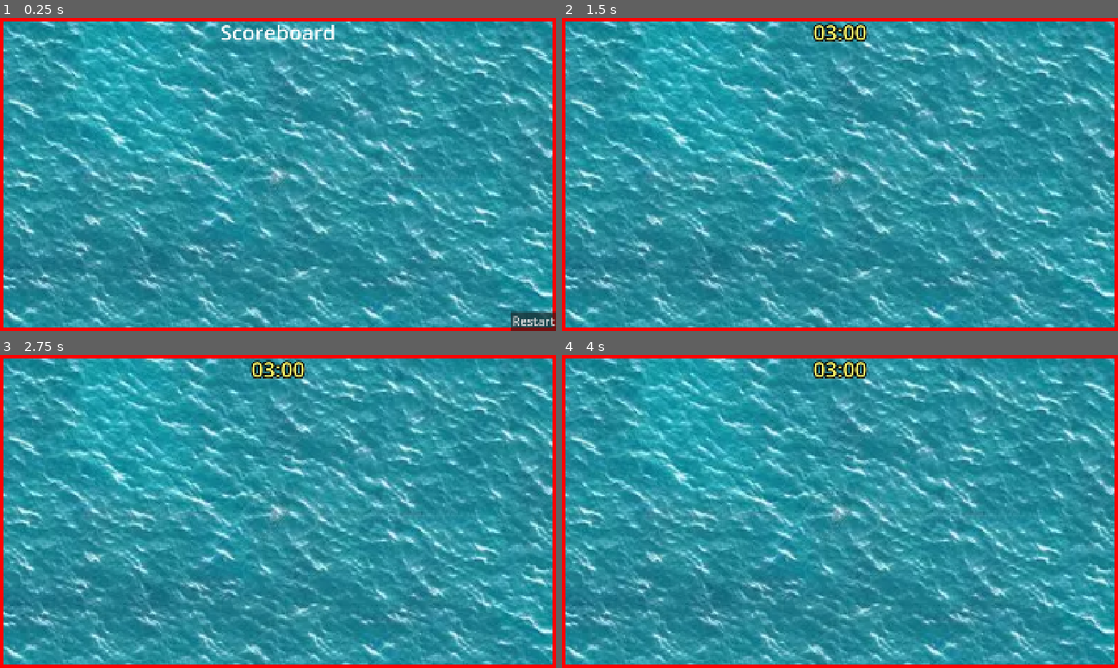
Above: before the commit, frames 1-4 (two rows, left to right).
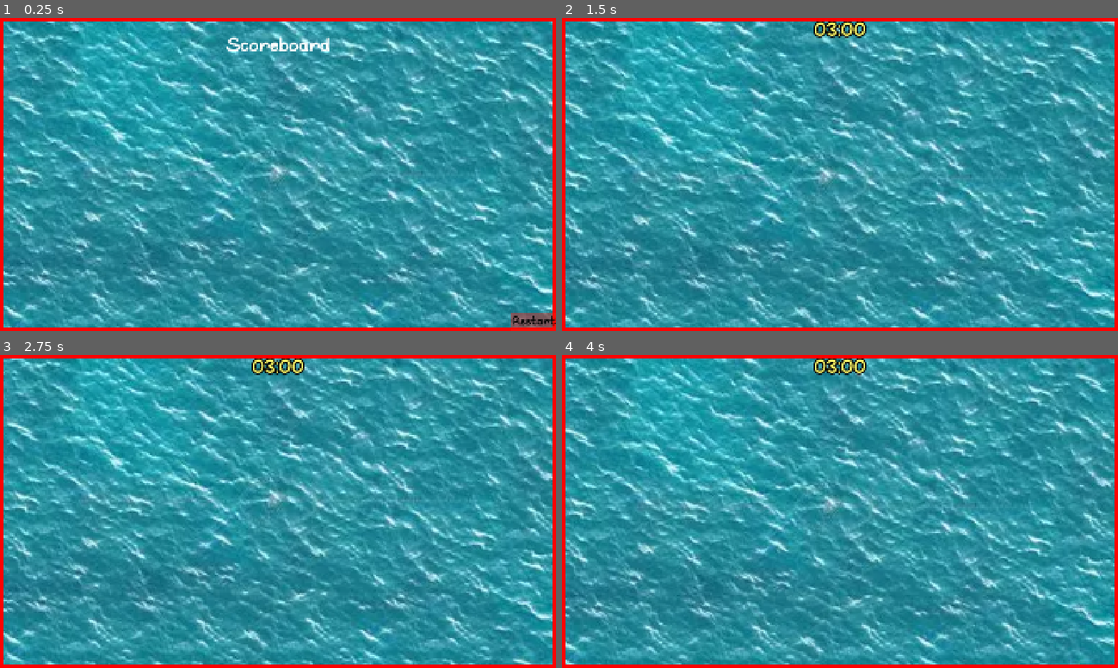
Above: after the commit, the same moments.

Repository: StoriTella/drunkenflyersserver
Game: Godot game, scene res://scenes/scoreboard/Scoreboard.tscn
Same seed, same stepped clock (60 frames per second), same inputs: the game is played once before the commit and once after it. This scene is started directly instead of the project's main scene.
Inputs:
- Up to frame 1 (0.25 s): no input
- Up to frame 2 (1.5 s): click "Restart" at 0.5 s
- Up to frame 3 (2.75 s): no input
- Up to frame 4 (4 s): no input

The runs differ from the first frame. In frame 1, 32% of the frame differs, in the area x 0-100%, y 1-100%; in frame 2, 39%; in frame 3, 42%, in the area x 0-100%, y 1-99%; in frame 4, 38%.

Commit message:
balance patch + scoreboard

Diff:
--- a/assets/themes/scoreboard_theme.tres
+++ b/assets/themes/scoreboard_theme.tres
@@ -1,4 +1,7 @@
 [gd_resource type="Theme" format=3 uid="uid://dega6q6aoywnb"]
+
+[ext_resource type="FontFile" uid="uid://c1in8m8dlijv3" path="res://assets/fonts/oh-whale-font/OhWhale-oYZq.ttf" id="1_qx4ag"]
+[ext_resource type="FontFile" uid="uid://kkifsidkncfn" path="res://assets/fonts/oh-whale-font/Ohwhale-6Ozo.otf" id="2_vxmdh"]
 
 [sub_resource type="StyleBoxEmpty" id="StyleBoxEmpty_dn2r3"]
 
@@ -46,7 +49,7 @@
 Button/constants/icon_max_width = 0
 Button/constants/outline_size = 0
 Button/font_sizes/font_size = 72
-Button/fonts/font = null
+Button/fonts/font = ExtResource("1_qx4ag")
 Button/styles/disabled = SubResource("StyleBoxEmpty_dn2r3")
 Button/styles/focus = SubResource("StyleBoxEmpty_wdqdr")
 Button/styles/hover = SubResource("StyleBoxEmpty_es56c")
@@ -56,7 +59,7 @@
 Label/colors/font_color = Color(0, 0, 0, 1)
 Label/colors/font_outline_color = Color(0, 0, 0, 1)
 Label/font_sizes/font_size = 72
-Label/fonts/font = null
+Label/fonts/font = ExtResource("2_vxmdh")
 LineEdit/colors/font_color = Color(0, 0, 0, 1)
 LineEdit/fonts/font = null
 LineEdit/styles/focus = SubResource("StyleBoxFlat_lru3c")
--- a/scenes/balls/boomerang_ball.tscn
+++ b/scenes/balls/boomerang_ball.tscn
@@ -4,12 +4,12 @@
 [ext_resource type="Texture2D" uid="uid://bgy47eeicl35w" path="res://assets/boomerang.png" id="2_oqgu5"]
 
 [sub_resource type="CapsuleShape2D" id="CapsuleShape2D_oqgu5"]
-radius = 33.0
-height = 92.0
+radius = 17.0
+height = 62.0
 
 [sub_resource type="CapsuleShape2D" id="CapsuleShape2D_s4mas"]
-radius = 42.0
-height = 106.0
+radius = 20.0
+height = 70.0
 
 [node name="BoomerangBall" type="RigidBody2D" unique_id=1647031859]
 collision_layer = 4
@@ -20,15 +20,16 @@
 ball_delay = 0.8
 
 [node name="Sprite2D" type="Sprite2D" parent="." unique_id=428874840]
-scale = Vector2(0.3, 0.3)
+scale = Vector2(0.15617089, 0.19572785)
 texture = ExtResource("2_oqgu5")
 
 [node name="CollisionShape2D" type="CollisionShape2D" parent="." unique_id=1984610187]
-position = Vector2(-12, 1)
+position = Vector2(-6, 0)
 shape = SubResource("CapsuleShape2D_oqgu5")
 
 [node name="VisibleOnScreenNotifier2D" type="VisibleOnScreenNotifier2D" parent="." unique_id=1655491671]
-position = Vector2(-11, 1)
+position = Vector2(2, 4)
+rect = Rect2(-6, -9, 8, 9)
 
 [node name="Area2D" type="Area2D" parent="." unique_id=8839854]
 position = Vector2(38, 4)
@@ -36,7 +37,7 @@
 collision_mask = 2
 
 [node name="CollisionShape2D" type="CollisionShape2D" parent="Area2D" unique_id=2018948134]
-position = Vector2(-49, -4)
+position = Vector2(-44, -4)
 shape = SubResource("CapsuleShape2D_s4mas")
 
 [connection signal="screen_exited" from="VisibleOnScreenNotifier2D" to="." method="_on_visible_on_screen_notifier_2d_screen_exited"]
--- a/scenes/game_server.tscn
+++ b/scenes/game_server.tscn
@@ -5,6 +5,7 @@
 [ext_resource type="PackedScene" uid="uid://bc1jy73lqnbk1" path="res://scenes/balls/ball_manager.tscn" id="2_ie7th"]
 [ext_resource type="Script" uid="uid://q54mehq6sn54" path="res://scripts/utils/create_walls.gd" id="4_mspw3"]
 [ext_resource type="Texture2D" uid="uid://rtwtkw1dby4p" path="res://assets/background/background.webp" id="5_3su1c"]
+[ext_resource type="Theme" uid="uid://dega6q6aoywnb" path="res://assets/themes/scoreboard_theme.tres" id="5_mspw3"]
 
 [sub_resource type="LabelSettings" id="LabelSettings_asl3v"]
 font_size = 72
@@ -17,7 +18,7 @@
 tracks/0/type = "value"
 tracks/0/imported = false
 tracks/0/enabled = true
-tracks/0/path = NodePath("TextureRect:position")
+tracks/0/path = NodePath("UiManager/TextureRect:position")
 tracks/0/interp = 1
 tracks/0/loop_wrap = true
 tracks/0/keys = {
@@ -34,14 +35,14 @@
 tracks/0/type = "value"
 tracks/0/imported = false
 tracks/0/enabled = true
-tracks/0/path = NodePath("TextureRect:position")
+tracks/0/path = NodePath("UiManager/TextureRect:position")
 tracks/0/interp = 1
 tracks/0/loop_wrap = true
 tracks/0/keys = {
 "times": PackedFloat32Array(1, 2, 3, 4),
 "transitions": PackedFloat32Array(1, 1, 1, 1),
 "update": 0,
-"values": [Vector2(-258, -209), Vector2(-258, -259), Vector2(-208, -259), Vector2(-208, -209)]
+"values": [Vector2(-258, -209), Vector2(-208, -259), Vector2(-258, -259), Vector2(-208, -209)]
 }
 
 [sub_resource type="AnimationLibrary" id="AnimationLibrary_xvd37"]
@@ -69,6 +70,7 @@
 offset_top = -540.0
 offset_right = 960.0
 offset_bottom = 540.0
+theme = ExtResource("5_mspw3")
 
 [node name="TimerLabel" type="Label" parent="UiManager" unique_id=173467746]
 layout_mode = 1
@@ -77,7 +79,7 @@
 offset_bottom = 83.0
 grow_horizontal = 2
 size_flags_vertical = 0
-text = "05:00"
+text = "00:00"
 label_settings = SubResource("LabelSettings_asl3v")
 horizontal_alignment = 1
 
@@ -106,5 +108,6 @@
 
 [node name="Background" type="AnimationPlayer" parent="." unique_id=809070862]
 libraries/ = SubResource("AnimationLibrary_xvd37")
+autoplay = &"background_sea"
 
 [connection signal="timeout" from="UiManager/TimerLabel/Timer" to="." method="_on_timer_timeout"]
--- a/scenes/scoreboard/Scoreboard.tscn
+++ b/scenes/scoreboard/Scoreboard.tscn
@@ -3,6 +3,7 @@
 [ext_resource type="Script" uid="uid://b5ukfmrm7ekny" path="res://scripts/scoreboard/scoreboard.gd" id="1_mhrxl"]
 [ext_resource type="Script" uid="uid://q54mehq6sn54" path="res://scripts/utils/create_walls.gd" id="2_jrmem"]
 [ext_resource type="Texture2D" uid="uid://rtwtkw1dby4p" path="res://assets/background/background.webp" id="3_l1rbb"]
+[ext_resource type="Theme" uid="uid://dega6q6aoywnb" path="res://assets/themes/scoreboard_theme.tres" id="4_v61n1"]
 
 [sub_resource type="LabelSettings" id="LabelSettings_ulhy5"]
 font_size = 72
@@ -15,14 +16,14 @@
 tracks/0/type = "value"
 tracks/0/imported = false
 tracks/0/enabled = true
-tracks/0/path = NodePath("TextureRect:position")
+tracks/0/path = NodePath("../TextureRect:position")
 tracks/0/interp = 1
 tracks/0/loop_wrap = true
 tracks/0/keys = {
 "times": PackedFloat32Array(0),
 "transitions": PackedFloat32Array(1),
 "update": 0,
-"values": [Vector2(-208, -209)]
+"values": [Vector2(-1168, -749)]
 }
 
 [sub_resource type="Animation" id="Animation_mspw3"]
@@ -32,14 +33,14 @@
 tracks/0/type = "value"
 tracks/0/imported = false
 tracks/0/enabled = true
-tracks/0/path = NodePath("TextureRect:position")
+tracks/0/path = NodePath("../TextureRect:position")
 tracks/0/interp = 1
 tracks/0/loop_wrap = true
 tracks/0/keys = {
 "times": PackedFloat32Array(1, 2, 3, 4),
 "transitions": PackedFloat32Array(1, 1, 1, 1),
 "update": 0,
-"values": [Vector2(-258, -209), Vector2(-258, -259), Vector2(-208, -259), Vector2(-208, -209)]
+"values": [Vector2(-1168, -799), Vector2(-1218, -749), Vector2(-1218, -799), Vector2(-1168, -749)]
 }
 
 [sub_resource type="AnimationLibrary" id="AnimationLibrary_v61n1"]
@@ -77,12 +78,15 @@
 anchor_bottom = 1.0
 grow_horizontal = 2
 grow_vertical = 2
+theme = ExtResource("4_v61n1")
 
 [node name="VBoxContainer" type="VBoxContainer" parent="Control" unique_id=1246691987]
 layout_mode = 1
-anchors_preset = 15
-anchor_right = 1.0
-anchor_bottom = 1.0
+anchors_preset = -1
+anchor_left = 0.1
+anchor_top = 0.05
+anchor_right = 0.9
+anchor_bottom = 0.95
 grow_horizontal = 2
 grow_vertical = 2
 
@@ -111,7 +115,11 @@
 
 [node name="Background" type="AnimationPlayer" parent="Control" unique_id=764138303]
 libraries/ = SubResource("AnimationLibrary_v61n1")
+autoplay = &"background_sea"
 
 [node name="Camera2D" type="Camera2D" parent="." unique_id=930680932]
 
+[node name="MusicPlayer" type="AudioStreamPlayer" parent="." unique_id=715220190]
+volume_db = -5.0
+
 [connection signal="pressed" from="Control/RestartButton" to="." method="_on_restart_button_pressed"]
--- a/scripts/scoreboard/scoreboard.gd
+++ b/scripts/scoreboard/scoreboard.gd
@@ -3,10 +3,34 @@
 @onready var players_container = $Control/VBoxContainer/VBoxContainer
 @onready var restart_button = $Control/RestartButton
 @onready var background: AnimationPlayer = $Control/Background
+@onready var music_player: AudioStreamPlayer = $MusicPlayer
+@export var music_paths: Array[String] = [
+	"res://assets/music/scoreboard/Epic Win Song _ (Meme) [Audio].mp3",
+	"res://assets/music/scoreboard/Victory Sound Effect.mp3",
+	"res://assets/music/scoreboard/【CS2】Counter Strike 2 Soundtrack - Won Round.mp3",
+]
 
 func _ready():
+	background.play("background_sea")
+	play_random_music()
 	display_scoreboard()
-	background.play("background_sea")
+
+
+func play_random_music():
+	if music_paths.is_empty():
+		return
+
+	var random_index = randi() % music_paths.size()
+	var path = music_paths[random_index]
+
+	var new_stream = load(path)
+	if new_stream == null:
+		print("❌ Falha ao carregar: ", path)
+		return
+
+	new_stream.loop = false
+	music_player.stream = new_stream
+	music_player.play()
 
 func display_scoreboard():
 	clear_container()
Not shown, added: assets/music/scoreboard/Epic Win Song _ (Meme) [Audio].mp3.import
Not shown, added: assets/music/scoreboard/Victory Sound Effect.mp3.import
Not shown, added: assets/music/scoreboard/【CS2】Counter Strike 2 Soundtrack - Won Round.mp3.import
Not shown, added: .TodoList.kate-swp
Not shown, changed: TodoList
Not shown, added: assets/music/scoreboard/Epic Win Song _ (Meme) [Audio].mp3
Not shown, added: assets/music/scoreboard/Victory Sound Effect.mp3
Not shown, added: assets/music/scoreboard/【CS2】Counter Strike 2 Soundtrack - Won Round.mp3
